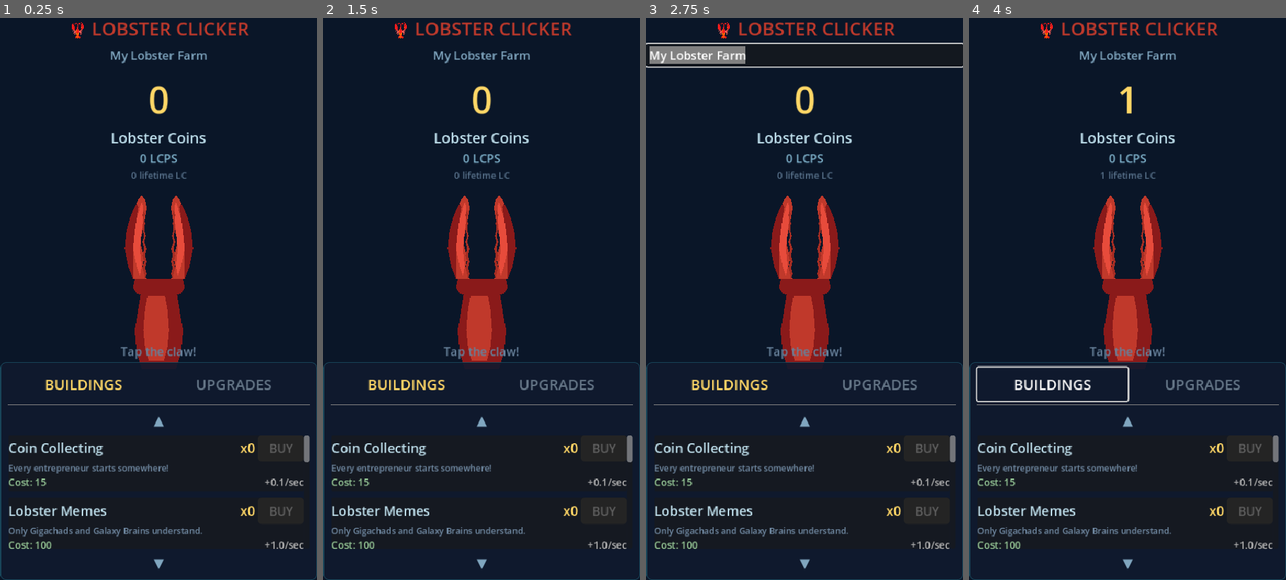
Above: before the commit, frames 1-4 (left to right).
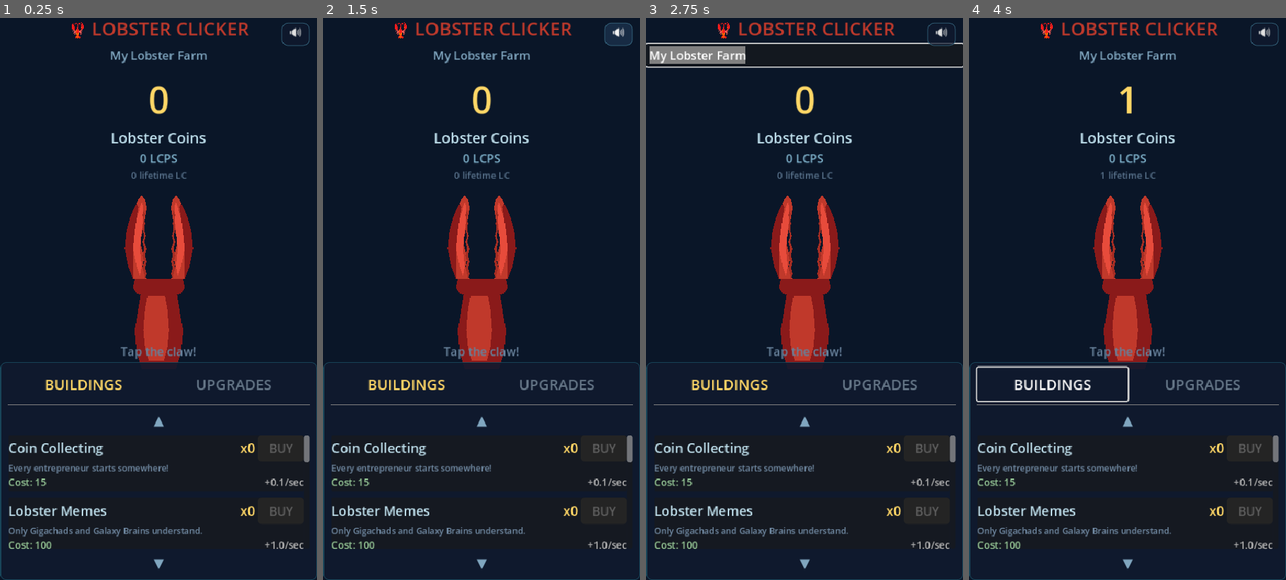
Above: after the commit, the same moments.

Repository: thecryptomasters/lobster-clicker
Game: Godot game, scene res://scenes/main.tscn
Two runs of this game, one before a commit and one after it. Both use one fixed random seed, a clock stepped at 60 frames per second and the inputs below.
Inputs (mouse positions are in pixels of both pictures, inside the frame that each line leads up to):
- Up to frame 1 (0.25 s): no input
- Up to frame 2 (1.5 s): click (617, 34) at 0.5 s, where only the run after the commit has a clickable "🔊"; click (617, 34) at 1.25 s, where only the run after the commit has a clickable "🔇"
- Up to frame 3 (2.75 s): click "My Lobster Farm" at 2 s
- Up to frame 4 (4 s): click (1127, 265) at 2.75 s; click "BUILDINGS" at 3.5 s

The runs differ from the first frame. In frame 1, 0.1% of the frame differs, in the area x 88-98%, y 0-6%; in frame 2, 0.4%; in frame 3, 0.1%; in frame 4, 0.1%.

Commit message:
Add music mute button

Diff:
--- a/scenes/main.gd
+++ b/scenes/main.gd
@@ -41,6 +41,9 @@
 @onready var premium_options_container: VBoxContainer = %PremiumOptionsContainer
 @onready var music_player: AudioStreamPlayer = %MusicPlayer
 
+var mute_button: Button
+var _music_muted: bool = false
+
 # Animation: move pincers via X position (no rotation!)
 const OPEN_X := 22.0
 const SHUT_X := 3.0
@@ -85,6 +88,7 @@
 	GameManager.boost_activated.connect(_on_boost_activated)
 	GameManager.boost_expired.connect(_on_boost_expired)
 	GameManager.premium_boost_activated.connect(_on_premium_boost_activated)
+	_create_mute_button()
 	_style_buy_capsule_button()
 	_style_buy_premium_button()
 	consumables_tab.visible = GameManager.lifetime_lobsters >= 2500
@@ -311,8 +315,69 @@
 			_is_holding = false
 
 func _start_music() -> void:
+	if _music_muted:
+		return
 	if music_player and not music_player.playing:
 		music_player.play()
+	if music_player:
+		music_player.stream_paused = false
+
+func _create_mute_button() -> void:
+	mute_button = Button.new()
+	mute_button.name = "MuteButton"
+	mute_button.text = "🔊"
+	mute_button.tooltip_text = "Mute music"
+	mute_button.custom_minimum_size = Vector2(42, 34)
+	mute_button.focus_mode = Control.FOCUS_NONE
+	mute_button.flat = false
+	mute_button.z_index = 20
+	mute_button.anchor_left = 1.0
+	mute_button.anchor_right = 1.0
+	mute_button.anchor_top = 0.0
+	mute_button.anchor_bottom = 0.0
+	mute_button.offset_left = -54.0
+	mute_button.offset_right = -12.0
+	mute_button.offset_top = 10.0
+	mute_button.offset_bottom = 44.0
+	mute_button.add_theme_font_size_override("font_size", 18)
+
+	var normal := StyleBoxFlat.new()
+	normal.bg_color = Color(0.06, 0.10, 0.18, 0.72)
+	normal.border_width_left = 1
+	normal.border_width_top = 1
+	normal.border_width_right = 1
+	normal.border_width_bottom = 1
+	normal.border_color = Color(0.22, 0.42, 0.52, 0.9)
+	normal.corner_radius_top_left = 9
+	normal.corner_radius_top_right = 9
+	normal.corner_radius_bottom_left = 9
+	normal.corner_radius_bottom_right = 9
+	mute_button.add_theme_stylebox_override("normal", normal)
+
+	var hover := normal.duplicate() as StyleBoxFlat
+	hover.bg_color = Color(0.10, 0.18, 0.28, 0.88)
+	mute_button.add_theme_stylebox_override("hover", hover)
+	mute_button.add_theme_stylebox_override("pressed", hover)
+
+	mute_button.pressed.connect(_on_mute_button_pressed)
+	add_child(mute_button)
+
+func _on_mute_button_pressed() -> void:
+	_music_muted = not _music_muted
+	if music_player:
+		if _music_muted:
+			music_player.stream_paused = true
+		else:
+			if not music_player.playing:
+				music_player.play()
+			music_player.stream_paused = false
+	_update_mute_button()
+
+func _update_mute_button() -> void:
+	if not mute_button:
+		return
+	mute_button.text = "🔇" if _music_muted else "🔊"
+	mute_button.tooltip_text = "Unmute music" if _music_muted else "Mute music"
 
 func _try_click() -> void:
 	_start_music()
Not shown, changed: export/index.html
Not shown, changed: export/index.pck
